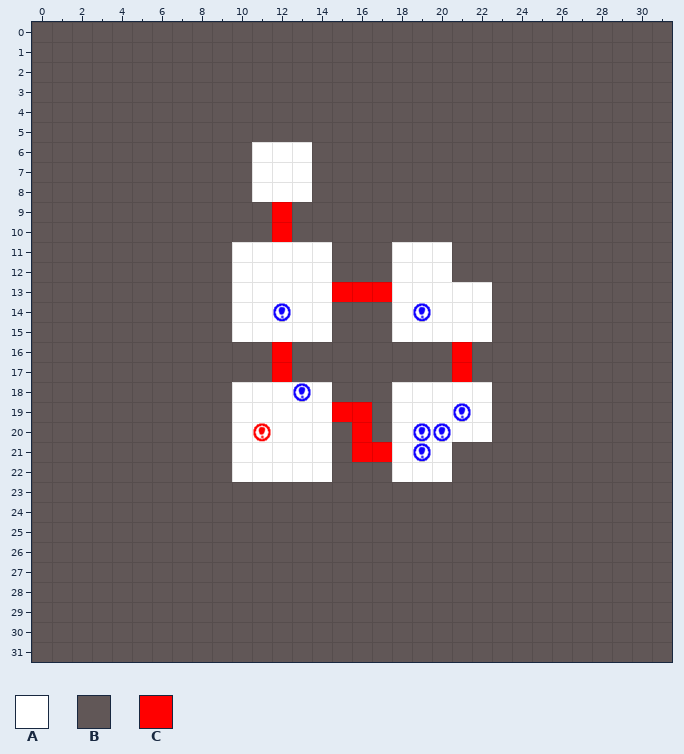
A Tiled map gets an edit: Data/Tmx/Test001.tmx. The picture above is the old version.
Cells are 32x32 px. Shown: x 0..31, y 0..31.
Key: from "default": A 0, B 1, C 2.
_ is an empty cell.
Layers that did not change in this view are not listed.
Layer "Map" before, first column x 0:
 0 BBBBBBBBBBBBBBBBBBBBBBBBBBBBBBBB
 1 BBBBBBBBBBBBBBBBBBBBBBBBBBBBBBBB
 2 BBBBBBBBBBBBBBBBBBBBBBBBBBBBBBBB
 3 BBBBBBBBBBBBBBBBBBBBBBBBBBBBBBBB
 4 BBBBBBBBBBBBBBBBBBBBBBBBBBBBBBBB
 5 BBBBBBBBBBBBBBBBBBBBBBBBBBBBBBBB
 6 BBBBBBBBBBBAAABBBBBBBBBBBBBBBBBB
 7 BBBBBBBBBBBAAABBBBBBBBBBBBBBBBBB
 8 BBBBBBBBBBBAAABBBBBBBBBBBBBBBBBB
 9 BBBBBBBBBBBBCBBBBBBBBBBBBBBBBBBB
10 BBBBBBBBBBBBCBBBBBBBBBBBBBBBBBBB
11 BBBBBBBBBBAAAAABBBAAABBBBBBBBBBB
12 BBBBBBBBBBAAAAABBBAAABBBBBBBBBBB
13 BBBBBBBBBBAAAAACCCAAAAABBBBBBBBB
14 BBBBBBBBBBAAAAABBBAAAAABBBBBBBBB
15 BBBBBBBBBBAAAAABBBAAAAABBBBBBBBB
16 BBBBBBBBBBBBCBBBBBBBBCBBBBBBBBBB
17 BBBBBBBBBBBBCBBBBBBBBCBBBBBBBBBB
18 BBBBBBBBBBAAAAABBBAAAAABBBBBBBBB
19 BBBBBBBBBBAAAAACCBAAAAABBBBBBBBB
20 BBBBBBBBBBAAAAABCBAAAAABBBBBBBBB
21 BBBBBBBBBBAAAAABCCAAABBBBBBBBBBB
22 BBBBBBBBBBAAAAABBBAAABBBBBBBBBBB
23 BBBBBBBBBBBBBBBBBBBBBBBBBBBBBBBB
24 BBBBBBBBBBBBBBBBBBBBBBBBBBBBBBBB
25 BBBBBBBBBBBBBBBBBBBBBBBBBBBBBBBB
26 BBBBBBBBBBBBBBBBBBBBBBBBBBBBBBBB
27 BBBBBBBBBBBBBBBBBBBBBBBBBBBBBBBB
28 BBBBBBBBBBBBBBBBBBBBBBBBBBBBBBBB
29 BBBBBBBBBBBBBBBBBBBBBBBBBBBBBBBB
30 BBBBBBBBBBBBBBBBBBBBBBBBBBBBBBBB
31 BBBBBBBBBBBBBBBBBBBBBBBBBBBBBBBB
Now the later version:
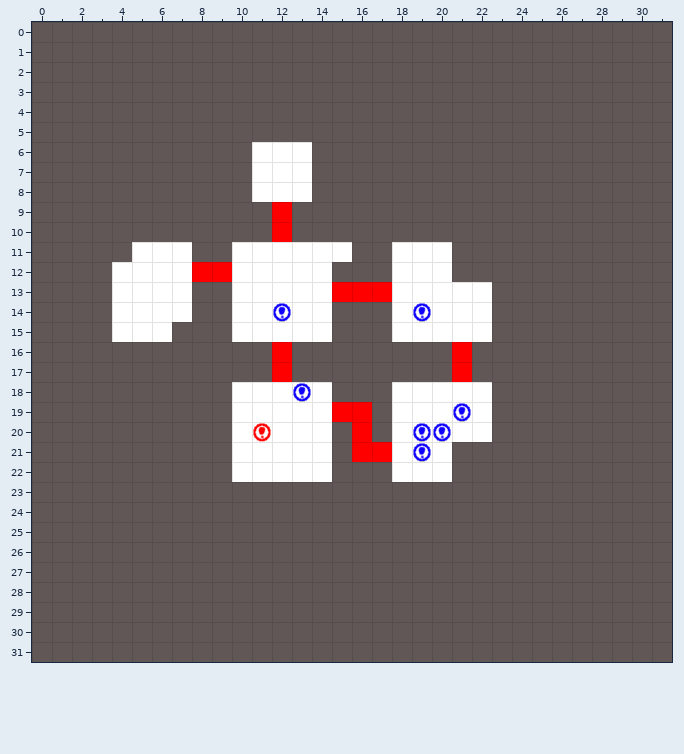
Changes in this commit:
Layer "Map":
Tile B becomes tile A in row 11 at x 5 to 7 and 15; in rows 12 to 14 at x 4 to 7; in row 15 at x 4 to 6.
Tile B becomes tile C in row 12 at x 8 to 9.
